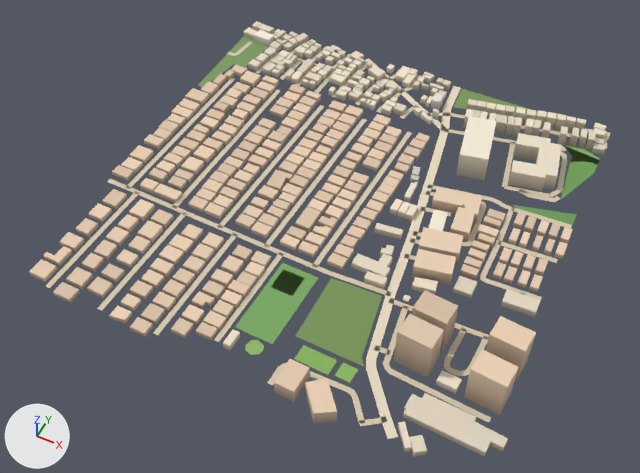
A saved change to the glTF model public/assets/bengaluru-region-v1/tiles/t22_-13-l1.glb.
The view is the same before and after, from a camera (50 mm lens) standing at (11548.0, -6889.0, 725.0) and looking at (11254.0, -6301.0, -10.0). The axes (+X, +Y, +Z) are drawn at lower left. The lights are the same throughout. The older version comes first. Vertices at exactly the same position are counted once.

The first picture shows 'building', 'ground'.
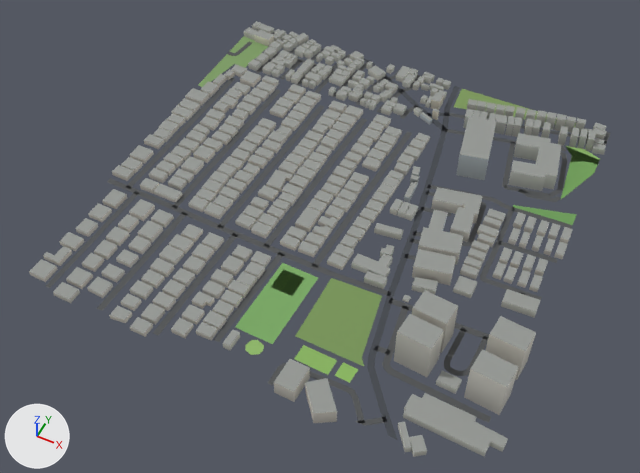
Edits to the scene script, one JSON object a line:
```json
{"block": "me_building", "where": "# used by ob_building; location = (11000.0, -6500.0, 0.0)"}
{"op": "remove", "block": "me_building", "code": "me_building.from_pydata(...)  # 3464 vertices, 4400 faces; spans x -1.0..521.0, y -18.0..507.0, z 0.0..48.0"}
{"op": "add", "block": "me_building", "code": "me_building.from_pydata(...)  # 3464 vertices, 5324 faces; spans x -1.0..521.0, y -18.0..507.0, z 0.0..48.0"}
{"block": "me_building", "change": "me_building part 1: 4400 kept faces spanning x -1.0..521.0, y -18.0..507.0, z 0.0..48.0 get new vertex colours"}
{"block": "me_ground", "where": "# used by ob_ground; location = (11000.0, -6500.0, 0.0)"}
{"op": "remove", "block": "me_ground", "code": "me_ground.from_pydata(...)  # 915 vertices, 781 faces; spans x 0.0..503.0, y -3.0..503.0, z 1.0"}
{"op": "add", "block": "me_ground", "code": "me_ground.from_pydata(...)  # 929 vertices, 795 faces; spans x 0.0..500.0, y 0.0..500.0, z 1.0"}
{"block": "me_ground", "change": "me_ground part 2: the loose piece of 38 vertices spanning x 296.0..363.0, y 157.0..500.0, z 1.0 is rebuilt with 38 vertices and now spans x 297.0..362.0, y 157.0..500.0, z 1.0"}
{"block": "me_ground", "change": "me_ground part 3: the loose piece of 20 vertices spanning x 356.0..431.0, y -3.0..144.0, z 1.0 is rebuilt with 20 vertices and now spans x 358.0..432.0, y 0.0..144.0, z 1.0"}
{"block": "me_ground", "change": "me_ground part 4: the loose piece of 4 vertices spanning x 353.0..364.0, y 150.0..158.0, z 1.0 is rebuilt with 4 vertices and now spans x 355.0..363.0, y 150.0..158.0, z 1.0"}
{"block": "me_ground", "change": "me_ground part 5: the loose piece of 4 vertices spanning x 354.0..366.0, y 142.0..152.0, z 1.0 is rebuilt with 4 vertices and now spans x 356.0..364.0, y 143.0..152.0, z 1.0"}
{"block": "me_ground", "change": "me_ground part 6"}
{"block": "me_ground", "change": "26 vertices are removed from x 0.0..503.0, y -2.0..503.0, z 1.0"}
{"block": "me_ground", "change": "53 faces are deleted"}
{"block": "me_ground", "change": "4 vertices in x 83.0..399.0, y 315.0..501.0, z 1.0 move by (0.0, -1.0, 0.0)"}
{"block": "me_ground", "change": "4 vertices in x 89.0..405.0, y 316.0..499.0, z 1.0 move by (0.0, 1.0, 0.0)"}
{"block": "me_ground", "change": "3 vertices in x 37.0..109.0, y 110.0..112.0, z 1.0 move by (0.0, -2.0, 0.0)"}
{"block": "me_ground", "change": "3 vertices in x 36.0..176.0, y 75.0..109.0, z 1.0 move by (0.0, -4.0, 0.0)"}
{"block": "me_ground", "change": "19 vertices move from x 53.0..499.0, y 69.0..503.0, z 1.0 to x 52.0..499.0, y 66.0..500.0, z 1.0"}
{"block": "me_ground", "change": "40 vertices are added at x 0.0..500.0, y 0.0..500.0, z 1.0"}
{"block": "me_ground", "change": "67 new faces join them"}
{"block": "me_ground", "change": "me_ground part 7: 539 kept faces spanning x 0.0..500.0, y 0.0..500.0, z 1.0 get new vertex colours; the middle colour goes from beige #d7c9ae to dark grey #535556"}
```

What differs and where, as boxes [x1, y1, x2, y2] in the pictures (640 x 473 px; the box of a moved part takes in the faces that stretch with it):
```json
{"object": "ground", "change": "reshaped", "before": [46, 32, 611, 439], "after": [46, 32, 611, 440]}
{"part": 1, "of": "me_building", "change": "recoloured", "before": [29, 21, 607, 456], "after": [29, 21, 607, 456], "on screen": "beige to grey"}
{"part": 2, "of": "me_ground", "change": "rebuilt", "before": [388, 86, 461, 290], "after": [389, 86, 460, 290]}
{"part": 3, "of": "me_ground", "change": "rebuilt", "before": [366, 299, 398, 439], "after": [367, 300, 398, 440]}
{"part": 4, "of": "me_ground", "change": "rebuilt", "before": [386, 288, 397, 295], "after": [388, 289, 396, 295], "on screen": "25% narrower, 12% shorter"}
{"part": 5, "of": "me_ground", "change": "rebuilt", "before": [385, 294, 395, 301], "after": [386, 294, 394, 301]}
{"part": 6, "of": "me_ground", "change": "moved or reshaped", "before": [46, 39, 611, 426], "after": [46, 39, 611, 426]}
{"part": 7, "of": "me_ground", "change": "recoloured", "before": [90, 32, 587, 424], "after": [90, 32, 587, 424]}
```
